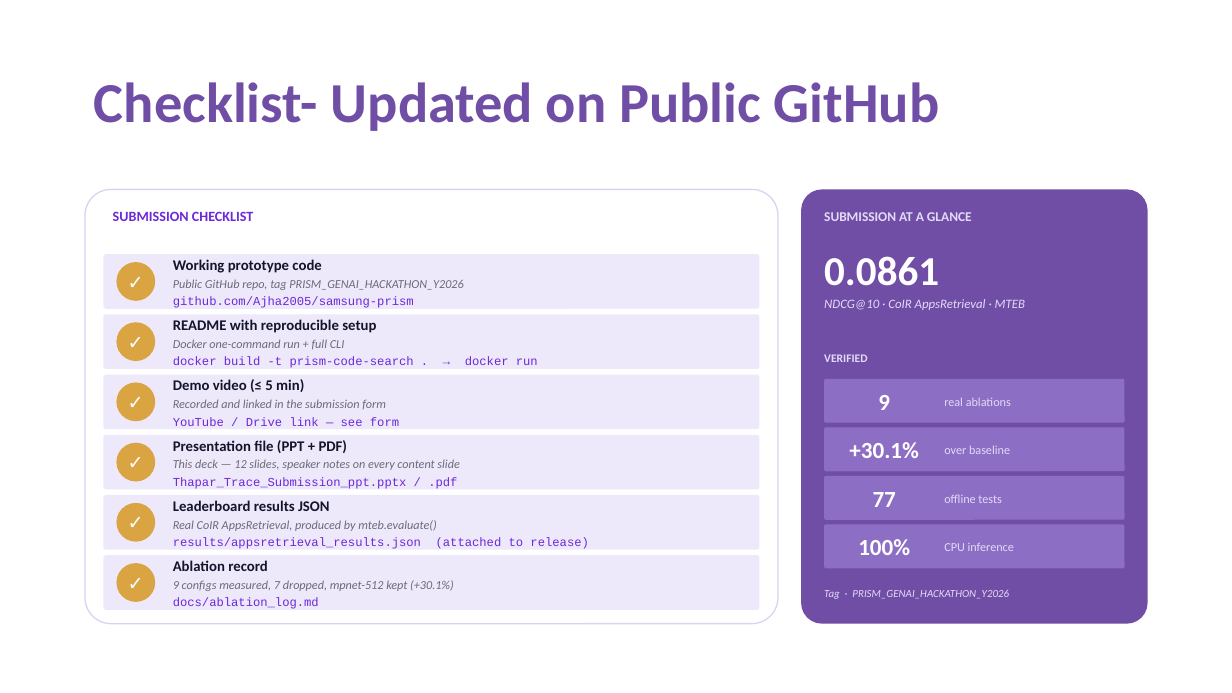
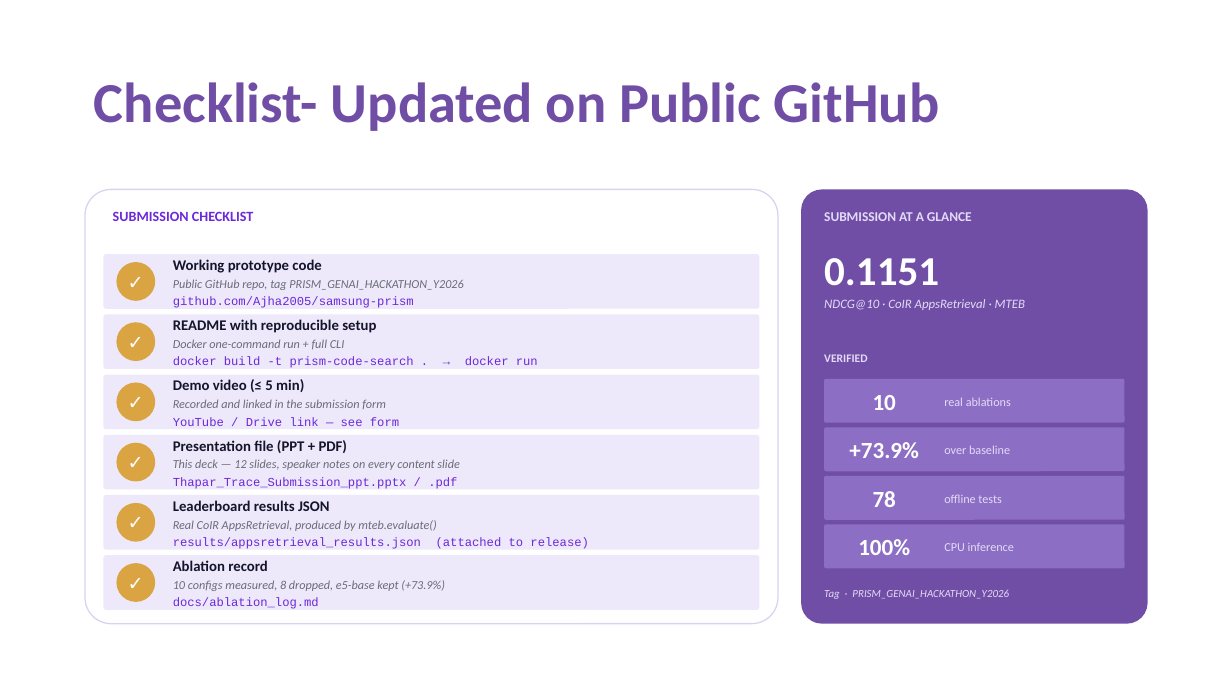
Before and after one commit to Ajha2005/samsung-prism, a slide deck: slide 11 of submission/Thapar_Trace_Submission_ppt.pptx. Drawn at 1232x693 pixels with LibreOffice and Linux fonts; fonts in the diff are those of the drawing. Boxes give left, top, right and bottom in pixels: in the first picture for what was removed or moved away, otherwise in the second. Text is boxed around its words. In the diff, an @@ line names an element or a change of style, - is before the commit and + after.

```diff
--- a/submission/Thapar_Trace_Submission_ppt.pptx
+++ b/submission/Thapar_Trace_Submission_ppt.pptx
@@ text at [824, 258, 939, 286]: text changed @@
-0.0861
+0.1151
@@ text at [873, 395, 896, 410]: text changed @@
-9
+10
@@ text at [849, 442, 919, 458]: text changed @@
-+30.1%
++73.9%
@@ text at [873, 491, 896, 507]: text changed @@
-77
+78
@@ text at [173, 580, 445, 591]: text changed @@
-9 configs measured, 7 dropped, mpnet-512 kept (+30.1%)
+10 configs measured, 8 dropped, e5-base kept (+73.9%)
```
Also in this commit, not shown: 6 other slides changed, 1 other file.
